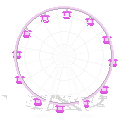
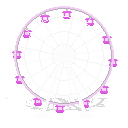
Two versions of the same layered image (128px x 128px). Layer-by-layer changes:
painted on "Layer 5" over <box>2,95,108,98</box>
